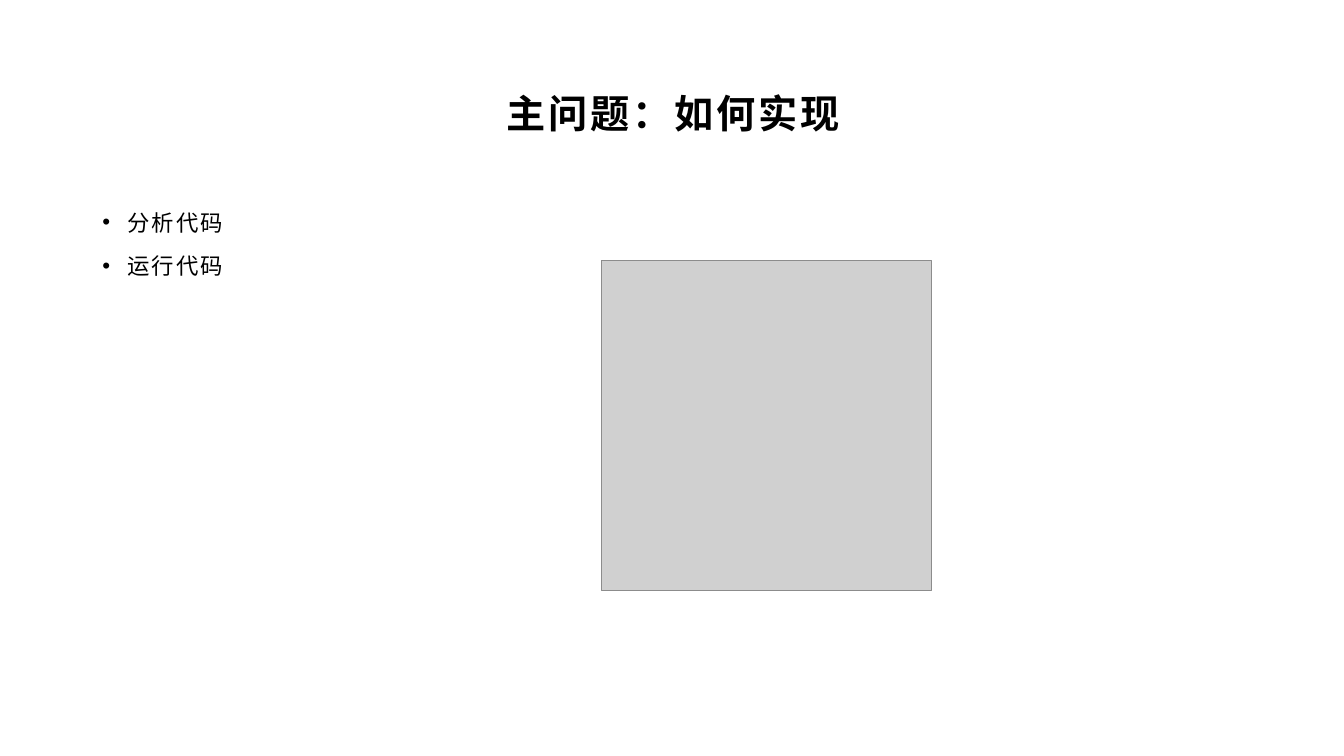
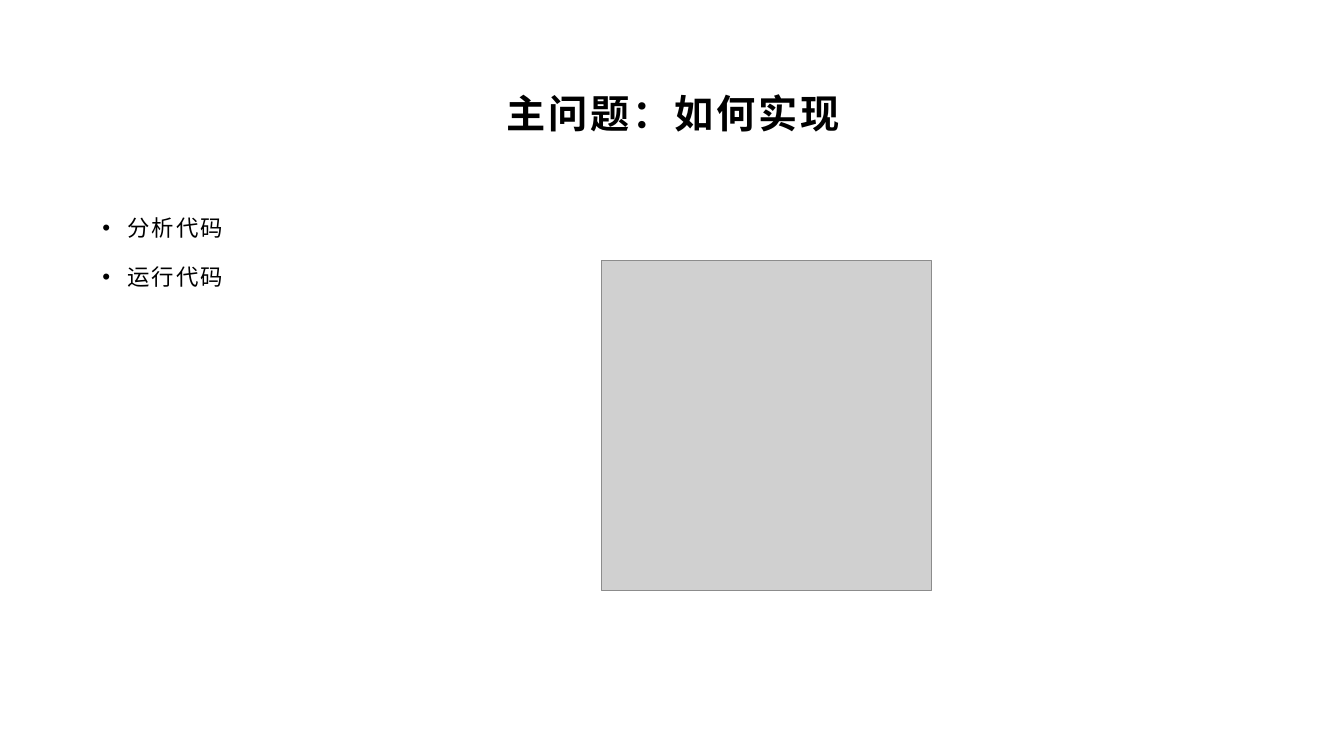
Before and after one commit to yyc-git/WebGPURayTracingEngineEdu, a slide deck: slide 5 of lessons/2_triangle/ppt/使用WebGPU绘制三角形.pptx. Drawn at 1344x756 pixels with LibreOffice and Linux fonts; fonts in the diff are those of the drawing; grey boxes stand for pictures; background and template pictures are left out. Boxes give left, top, right and bottom in pixels: in the first picture for what was removed or moved away, otherwise in the second. Text is boxed around its words. In the diff, an @@ line names an element or a change of style, - is before the commit and + after.

```diff
--- a/lessons/2_triangle/ppt/使用WebGPU绘制三角形.pptx
+++ b/lessons/2_triangle/ppt/使用WebGPU绘制三角形.pptx
@@ text "分析代码" at (x1=128, y1=217, x2=224, y2=287): line spacing 1.1 to 1.3 @@
```
Also in this commit, not shown: 1 other slide changed.
